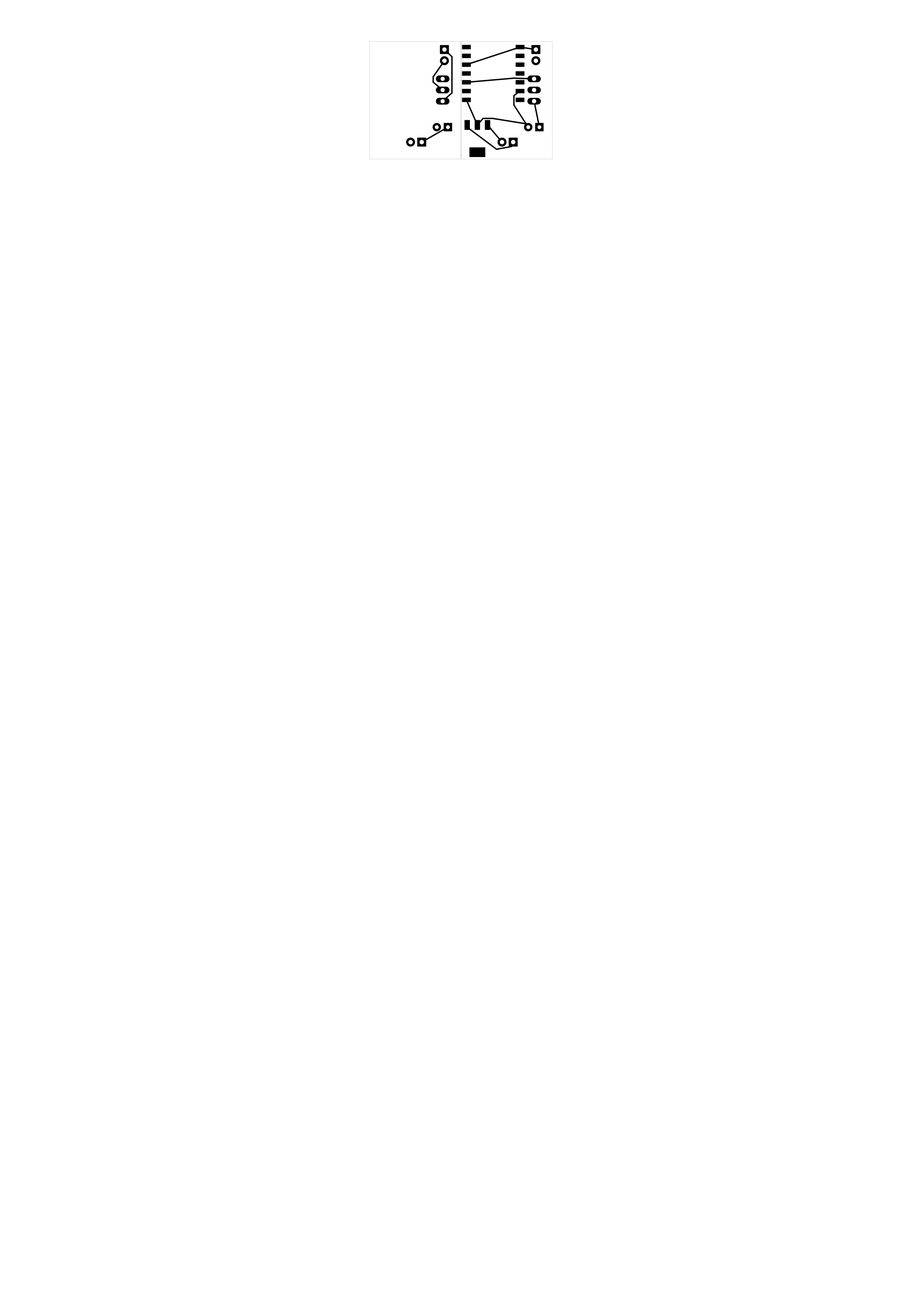
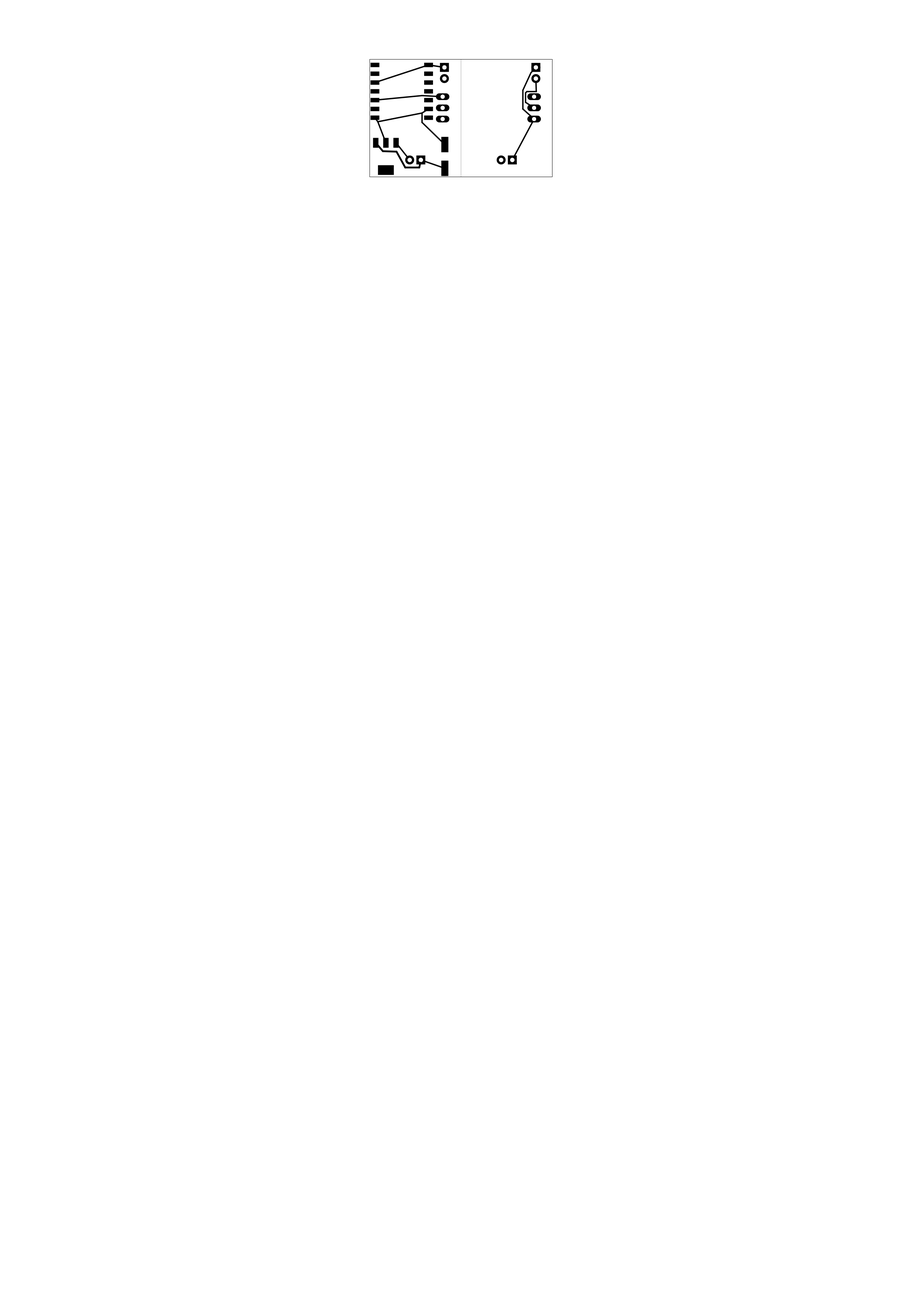
Before/after of a 922px x 1305px layered artwork. What changed in the layer stack:
added layer "Rettangolo 1" above "NewCircuit_etch_copper_top" over [369, 59, 553, 178]
moved "NewCircuit_etch_copper_top" above "NewCircuit_etch_copper_bottom", painted on it over [369, 41, 553, 178]
painted on "NewCircuit_etch_copper_bottom" over [369, 41, 553, 178]
